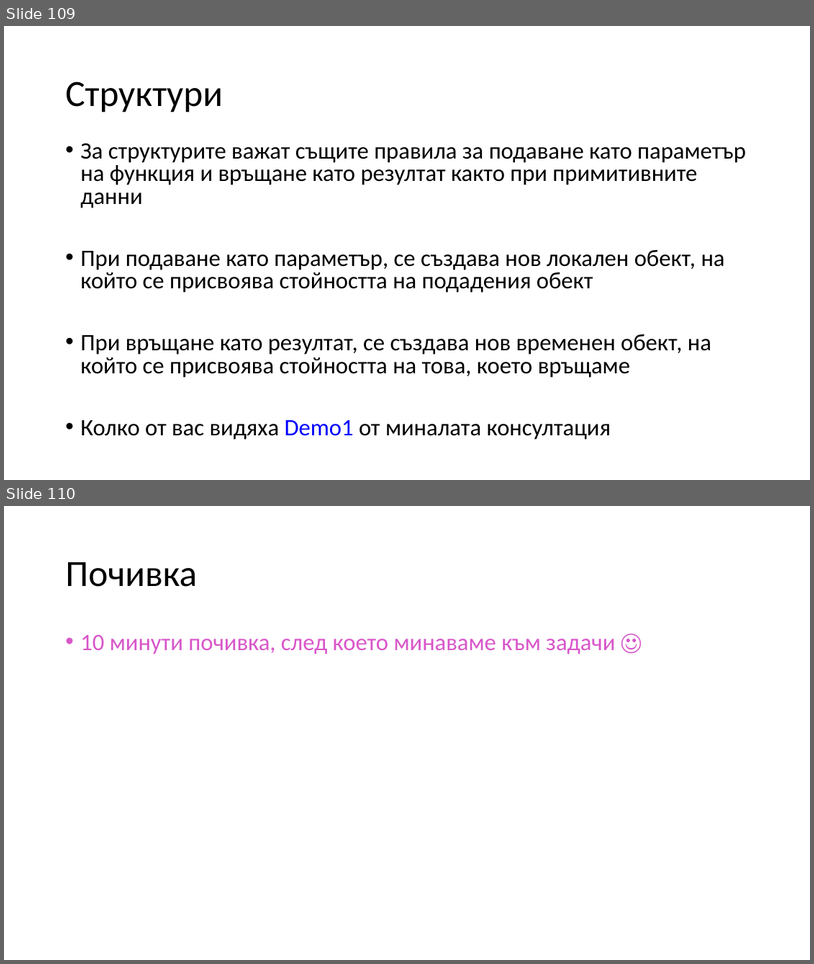
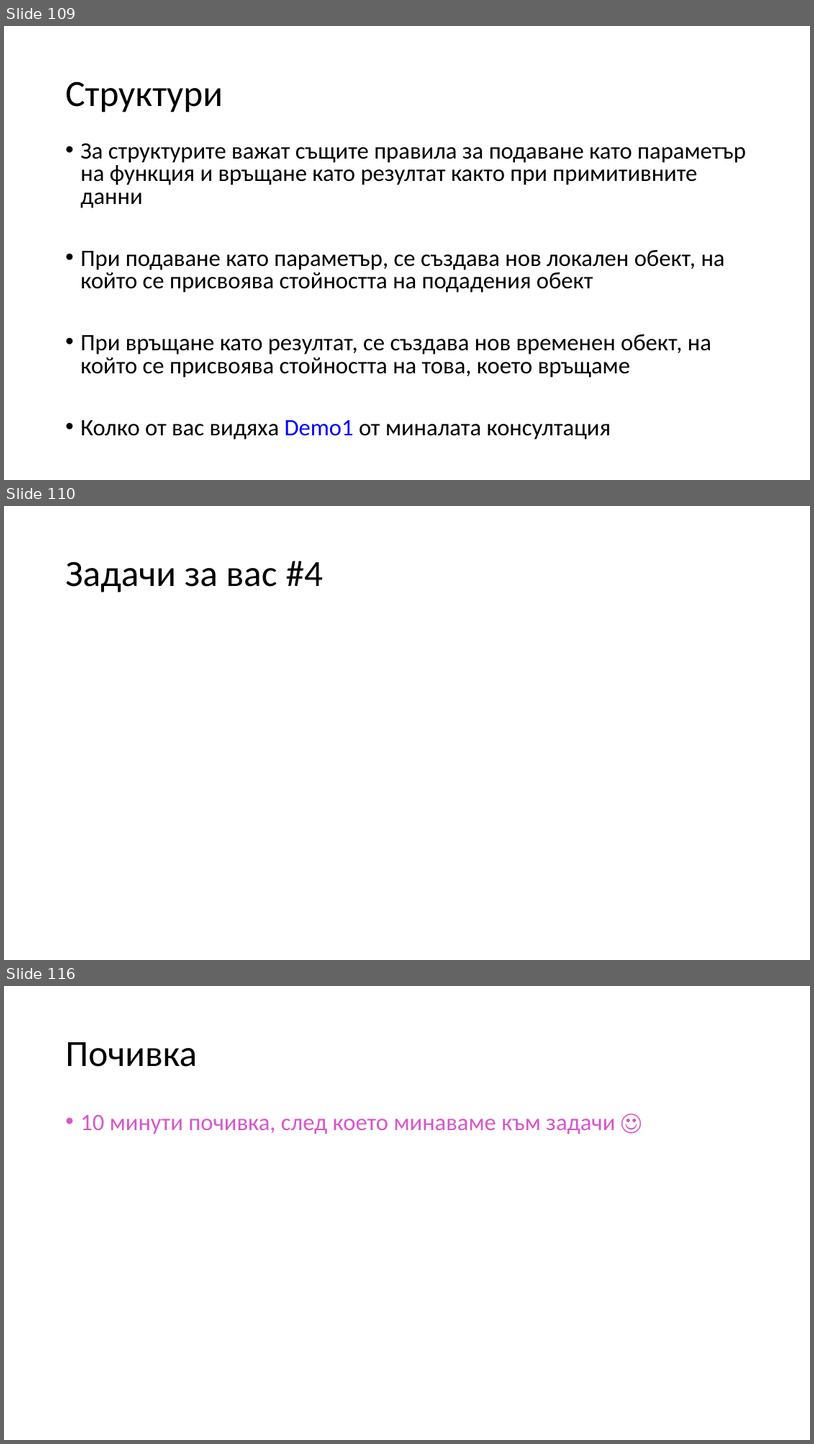
Before and after one commit to Mapmo/Uni-CPP, a slide deck: Introducing To Programming Materials/Consultation 3/Consultation3.pptx. Shown one above the other, each under a label of ours: slides 109 and 110 before the commit, slides 109, 110 and 116 after it; the slides between them are not shown. The pictures are 814x964 and 814x1444 pixels, drawn with LibreOffice and Linux fonts; fonts in the diff are those of the drawing. Boxes give left, top, right and bottom in pixels: in the first picture for what was removed or moved away, otherwise in the second. Text is boxed around its words. In the diff, an @@ line names an element or a change of style, - is before the commit and + after.

```diff
--- a/Introducing To Programming Materials/Consultation 3/Consultation3.pptx
+++ b/Introducing To Programming Materials/Consultation 3/Consultation3.pptx
@@ slide 110 added at bbox=[4, 506, 810, 960], background #FFFFFF @@
@@ title added at bbox=[65, 561, 324, 592], 44 pt, text #000000 @@
+Задачи за вас #4
@@ what was slide 110 is now slide 116 @@
```
Also in this commit, not shown: 2 slides changed, 5 other slides added.
